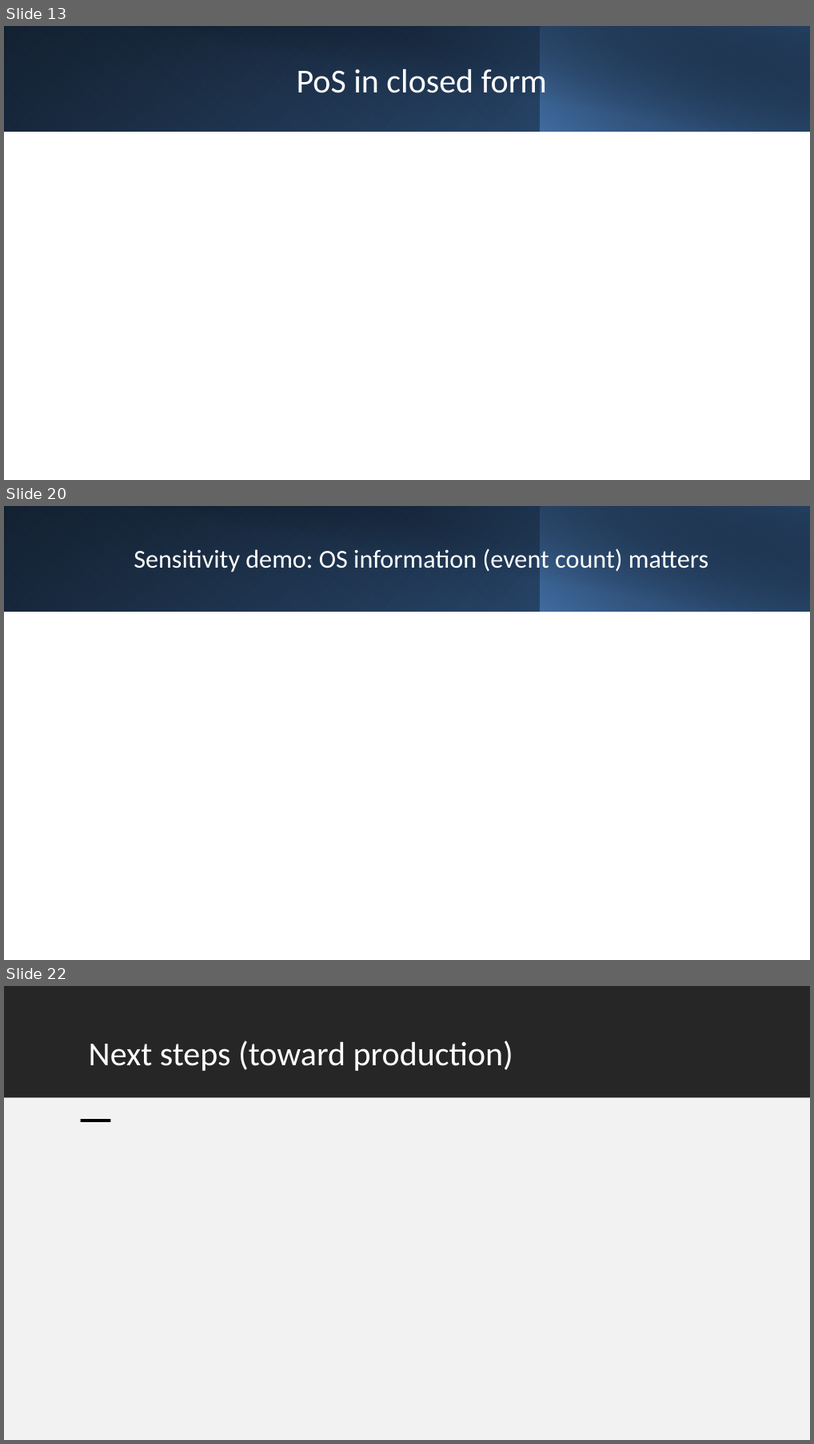
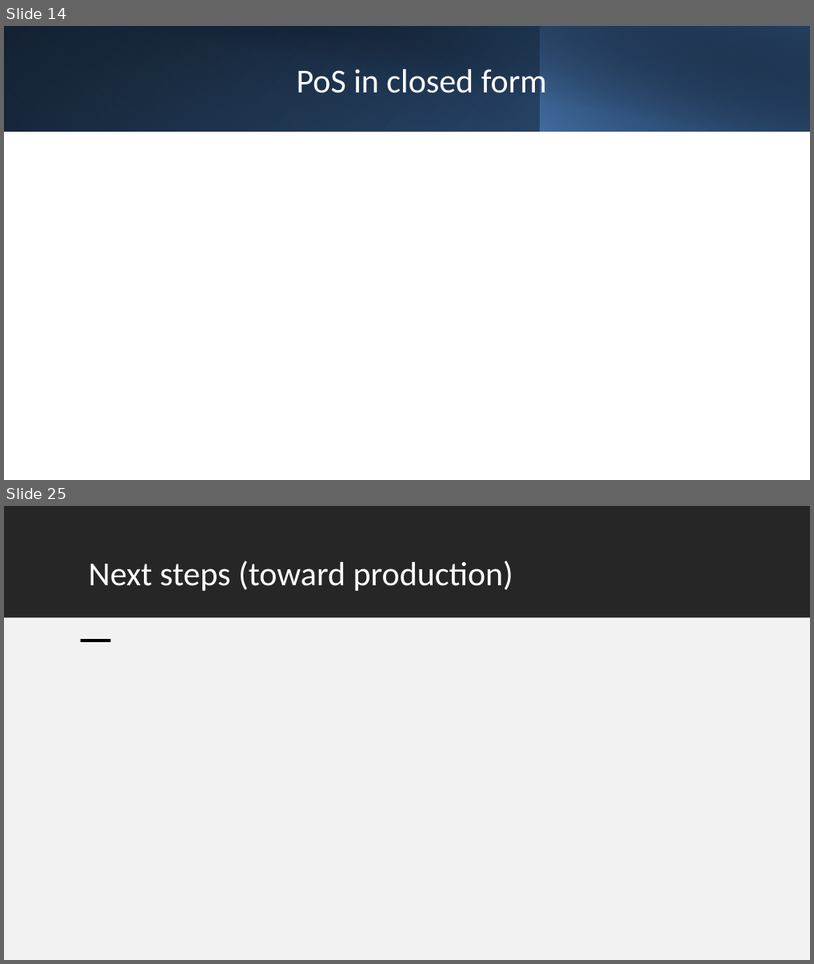
Before and after one commit to JinjieChen19/POS-simulation, a slide deck: PoS draft.pptx. Shown one above the other, each under a label of ours: slides 13, 20 and 22 before the commit, slides 14 and 25 after it; the slides between them are not shown. The pictures are 814x1444 and 814x964 pixels, drawn with LibreOffice and Linux fonts; fonts in the diff are those of the drawing; grey boxes stand for pictures. Boxes give left, top, right and bottom in pixels: in the first picture for what was removed or moved away, otherwise in the second. Text is boxed around its words. In the diff, an @@ line names an element or a change of style, - is before the commit and + after.

```diff
--- a/PoS draft.pptx
+++ b/PoS draft.pptx
@@ slide 20 removed at (4, 506, 810, 960), background #FFFFFF @@
@@ rectangle removed at (4, 506, 810, 611) @@
@@ rectangle removed at (4, 506, 541, 611) @@
@@ rectangle removed at (34, 506, 810, 612) @@
@@ rectangle removed at (541, 506, 810, 611) @@
@@ title removed at (134, 548, 709, 574) @@
-Sensitivity demo: OS information (event count) matters
@@ what was slide 13 is now slide 14 @@
@@ what was slide 22 is now slide 25 @@
```
Also in this commit, not shown: 7 slides changed, 7 slides added, 1 other file.
